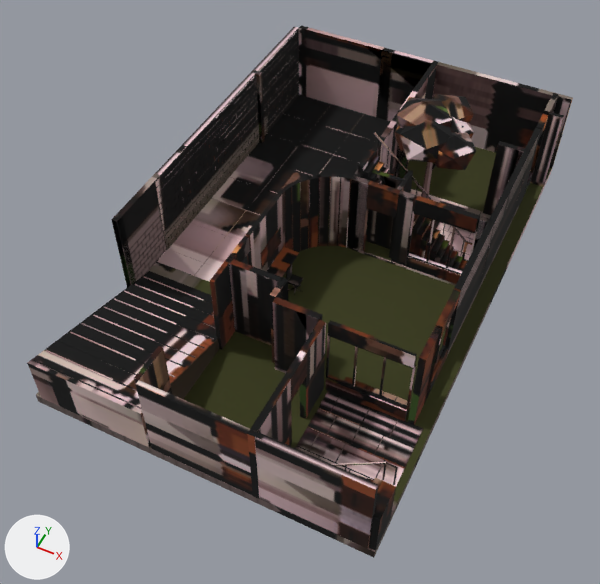
A saved change to the glTF model site/public/models/baked/basement-day.gltf.
One viewpoint serves both versions: a 50 mm camera at (3.32, -7.47, 8.58) aimed at (-0.01, -0.82, 0.27). The lights are fixed; the arrows at lower left show +X, +Y and +Z. The first picture is the older version. Vertices at exactly the same position are counted once.

In view in the first picture: 'basement.baked.001'.
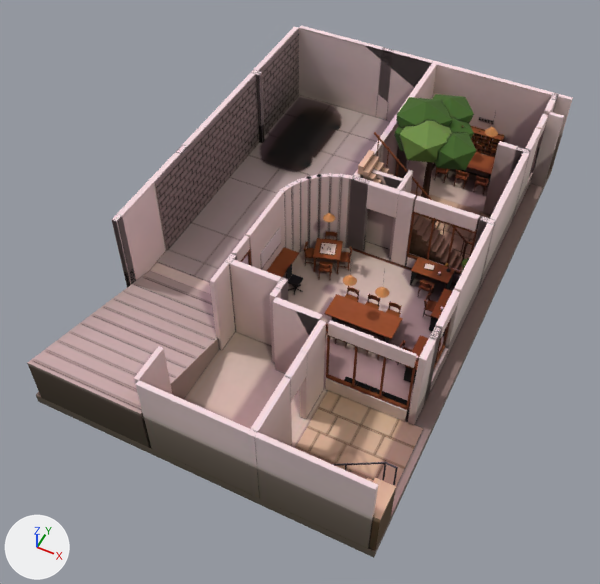
Location of each change, [x1, y1, x2, y2] in pixels of the pictures (600 x 584 px):
part 1 of me_basement_baked_002, added
    after: [337, 319, 384, 337]
part 2 of me_basement_baked_002, added
    after: [410, 272, 417, 285]
part 3 of me_basement_baked_002, added
    after: [445, 275, 453, 290]
part 4 of me_basement_baked_002, added
    after: [429, 317, 446, 336]
part 5 of me_basement_baked_002, added
    after: [404, 367, 417, 384]
part 6 of me_basement_baked_002, added (mostly hidden)
    after: [461, 170, 488, 179]
part 7 of me_basement_baked_002, added (brown)
    after: [304, 208, 469, 371]
part 8 of me_basement_baked_002, added (brown)
    after: [434, 112, 505, 196]
part 9 of me_basement_baked_002, surface changed (lighter)
    both: [27, 25, 573, 558]

What changed in the scene script:
```text
Change me_basement_baked_002:
    used by ob_basement_baked_001; location = (0.0, 0.0, 0.0)
    remove me_basement_baked_002.from_pydata(...)  # 7215 vertices, 12738 faces; spans x -2.29..2.29, y -3.62..3.62, z -0.15..2.0
    add me_basement_baked_002.from_pydata(...)  # 13933 vertices, 24026 faces; spans x -2.29..2.29, y -3.62..3.62, z -0.15..2.0
    me_basement_baked_002 part 1: a new loose piece, a box spanning x 0.561..1.299, y -0.868..-0.852, z 0.05..0.066, in mat_baked_basement_day (picture img_basement_day_jpg)
    me_basement_baked_002 part 2: a new loose piece, a box spanning x 1.194..1.206, y 0.187..0.449, z 0.009..0.304, in mat_baked_basement_day (picture img_basement_day_jpg)
    me_basement_baked_002 part 3: a new loose piece, a box spanning x 1.694..1.706, y 0.187..0.449, z 0.009..0.304, in mat_baked_basement_day (picture img_basement_day_jpg)
    me_basement_baked_002 part 4: a new loose piece, a box spanning x 1.718..1.981, y -0.456..-0.444, z 0.009..0.304, in mat_baked_basement_day (picture img_basement_day_jpg)
    me_basement_baked_002 part 5: a new loose piece, a box spanning x 1.718..1.981, y -1.356..-1.344, z 0.009..0.304, in mat_baked_basement_day (picture img_basement_day_jpg)
    me_basement_baked_002 part 6: a new loose piece, a box spanning x 0.73..1.51, y 2.792..2.808, z 0.05..0.066, in mat_baked_basement_day (picture img_basement_day_jpg)
    me_basement_baked_002 part 7: 3272 vertices added at x -0.56..2.04, y -1.53..0.5, z 0.01..1.31
    me_basement_baked_002 part 8: 3150 vertices added at x 0.16..2.03, y 2.11..3.55, z 0.01..1.31
    me_basement_baked_002 part 9: 12716 kept faces spanning x -2.29..2.29, y -3.62..3.62, z -0.15..2.0 get new texture (UV) coordinates
    other edits to the shape of me_basement_baked_002 do not show in these pictures
```
